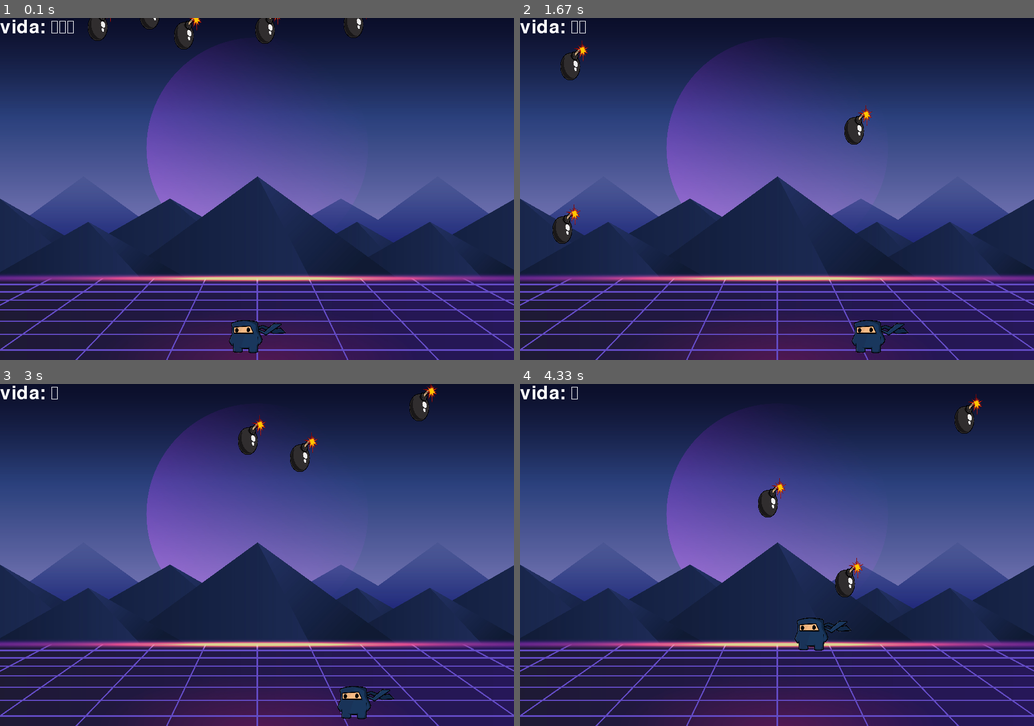
Above: before the commit, frames 1-4 (two rows, left to right).
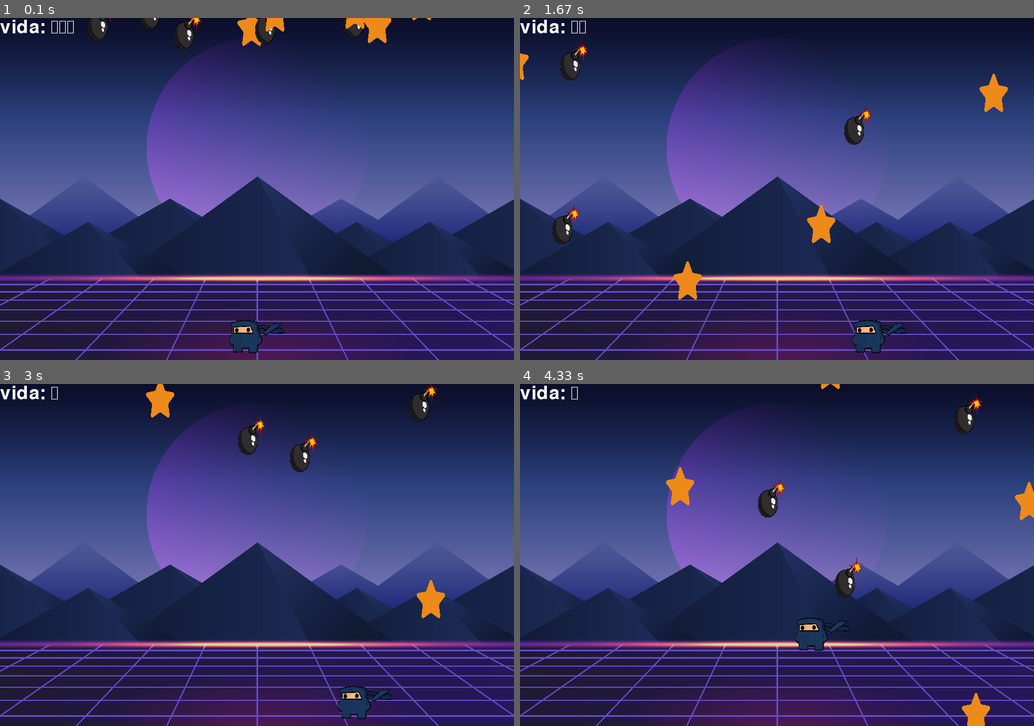
Above: after the commit, the same moments.

Repository: lucassantoss4/pygame
Game: pygame game, started from Versiona_lucas.py
The game is run twice, just before and just after one commit, with the same random seed, the same clock (stepped at 60 frames per second) and the same inputs.
Inputs:
- Up to frame 1 (0.1 s): no input
- Up to frame 2 (1.67 s): hold Right 0.33-0.8 s; hold Right 0.83-1.3 s; tap Space at 0.9, 1.2, 1.4 s; hold Left from 1.33 s (still down)
- Up to frame 3 (3 s): tap Space at 1.7, 1.97, 2.27, 2.4, 2.7 s; release Left at 1.87 s; hold Left 1.9-2.3 s; hold Right 2.33-2.97 s
- Up to frame 4 (4.33 s): hold Left 3-3.47 s; tap Space at 3.07, 3.37 s

The runs differ from the first frame. In frame 1, 0.7% of the frame differs, in the area x 46-84%, y 0-9%; in frame 2, 1.0%, in the area x 0-95%, y 10-83%; in frame 3, 0.6%; in frame 4, 0.9%.

Commit message:
criando classe de estrelas

Diff:
--- a/Versiona_lucas.py
+++ b/Versiona_lucas.py
@@ -56,6 +56,30 @@
 som_explosao.set_volume(0.5)
 
 # ========== Inicia estruturas de dados ==========
+class Estrela(pygame.sprite.Sprite):
+    def __init__(self, img):
+        # Construtor da classe mãe (Sprite).
+        pygame.sprite.Sprite.__init__(self)
+
+        self.image = img # imagem da estrela
+        self.rect = self.image.get_rect() # pega o retângulo da imagem
+        self.rect.x = random.randint(0, LARGURA - LARGURA_BOMBA) # posição x aleatória
+        self.rect.y = random.randint(-ALTURA_BOMBA, -ALTURA_BOMBA) # posição y aleatória
+        self.speedx = random.randint(-3, 3) # velocidade x aleatória
+        self.speedy = random.randint(1, 11) # velocidade y aleatória
+
+    def update(self):
+        # atualiza a posição da estrela
+        self.rect.x += self.speedx
+        self.rect.y += self.speedy
+        # se a estrela passar do final da tela, volta para cima e sorteia novas posições e velocidades
+        if self.rect.top > ALTURA or self.rect.left > LARGURA or self.rect.right < 0:
+            self.rect.x = random.randint(0, LARGURA - LARGURA_BOMBA)
+            self.rect.y = random.randint(-100, -ALTURA_BOMBA)
+            self.speedx = random.randint(-3, 3)
+            self.speedy = random.randint(1, 11)
+
+
 class Bomba(pygame.sprite.Sprite):
     def __init__(self, img):
         # Construtor da classe mãe (Sprite).
@@ -120,7 +144,6 @@
             self.pulando = True #está pulando
 
 def tocar_som_explosao(): #função para tocar o som de explosão
-
     som_explosao.play() #toca o som de explosão
 
 def renderizar_vida(vida): #função para renderizar a vida
@@ -134,18 +157,23 @@
 clock = pygame.time.Clock()
 FPS = 60
 
-# grupos de bombas
+# grupos de bombas e estrelas
 todas_sprites = pygame.sprite.Group()
 todas_bombas = pygame.sprite.Group()
+todas_estrelas = pygame.sprite.Group()
 
 # criando personagem
 jogador = enviar(ninja_img_small)
 todas_sprites.add(jogador)
 
+# Adicionando bombas e estrelas ao grupo todas_sprites
 for i in range(5):
     bomba = Bomba(bomba_img_small)
+    estrela = Estrela(estrela_img_small)
     todas_sprites.add(bomba)
+    todas_sprites.add(estrela)
     todas_bombas.add(bomba)
+    todas_estrelas.add(estrela)
 
 # Criando um grupo de bombas
 bombas = pygame.sprite.Group()
@@ -201,9 +229,12 @@
     todas_sprites.update()
 
     # Verifica se houve colisão entre a bomba e o jogador
-    hits = pygame.sprite.spritecollide(jogador, todas_bombas, True)
-
-    if len(hits) > 0:
+    hits_bomba = pygame.sprite.spritecollide(jogador, todas_bombas, True)
+    hits_estrela = pygame.sprite.spritecollide(jogador, todas_estrelas, True)
+
+    # Verifica se houve colisão entre a bomba e o jogador
+
+    if len(hits_bomba) > 0:
         tocar_som_explosao()  # Remova o argumento desnecessário aqui
         vida_jogador -= 1
     if vida_jogador == 0:
